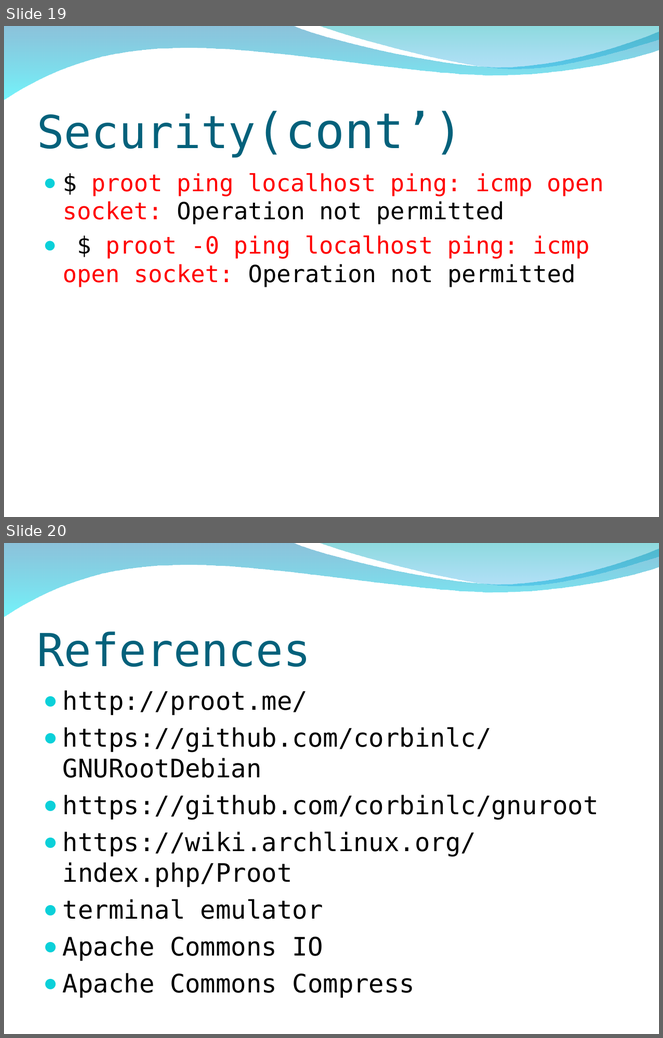
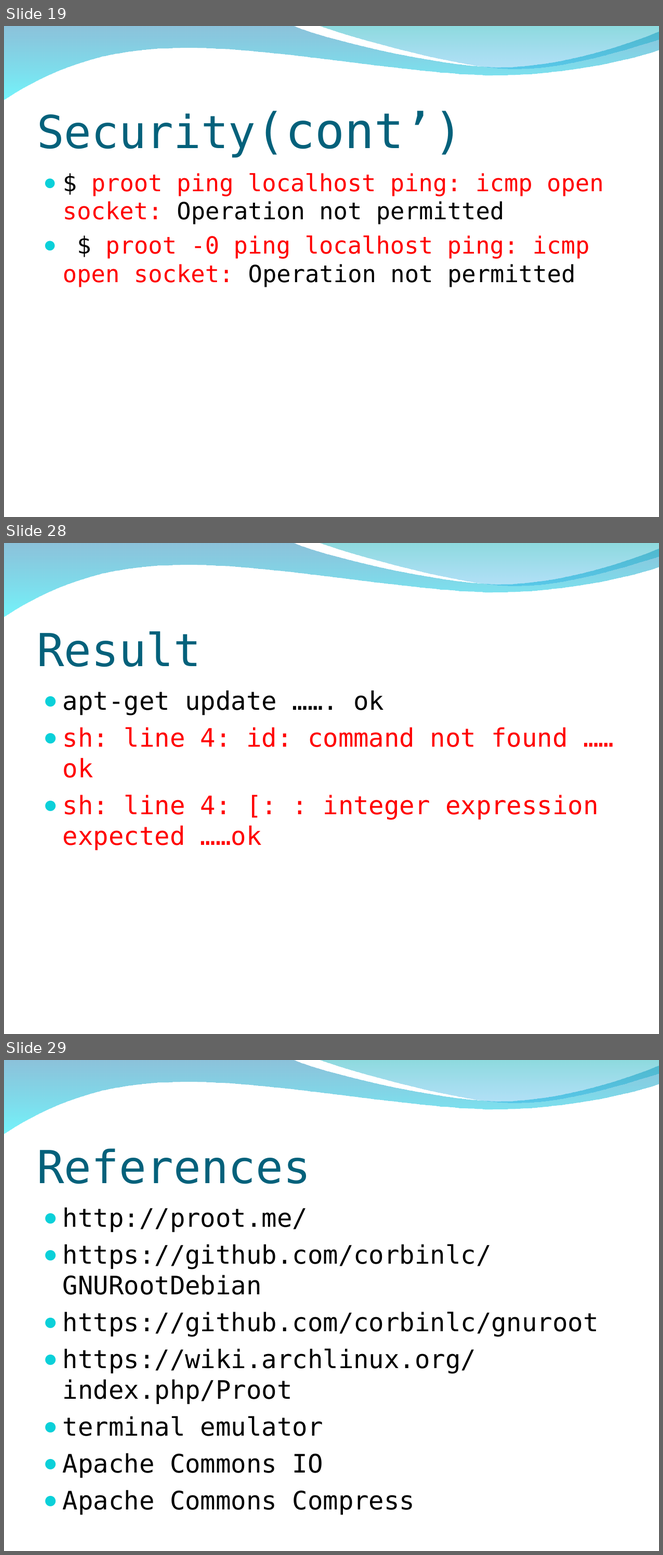
Before and after one commit to peter279k/regular_meeting, a slide deck: Proot.ppt. Shown one above the other, each under a label of ours: slides 19 and 20 before the commit, slides 19, 28 and 29 after it; the slides between them are not shown. The pictures are 663x1038 and 663x1555 pixels, drawn with LibreOffice and Linux fonts; fonts in the diff are those of the drawing; background and template pictures are left out. Boxes give left, top, right and bottom in pixels: in the first picture for what was removed or moved away, otherwise in the second. Text is boxed around its words. In the diff, an @@ line names an element or a change of style, - is before the commit and + after.

```diff
--- a/Proot.ppt
+++ b/Proot.ppt
@@ slide 28 added at [4, 543, 659, 1034], background picture (left out); not listed: 2 template elements that a slide beside it also shows @@
@@ title added at [37, 631, 201, 667], 50 pt, text #04617B @@
+Result
@@ text added at [63, 690, 599, 851], 28 pt, text #FF0000 @@
+● apt-get update ……. ok
+  ● sh: line 4: id: command not found ……ok
+  ● sh: line 4: [: : integer expression expected ……ok
@@ what was slide 20 is now slide 29 @@
```
Also in this commit, not shown: 2 slides changed, 8 other slides added.
